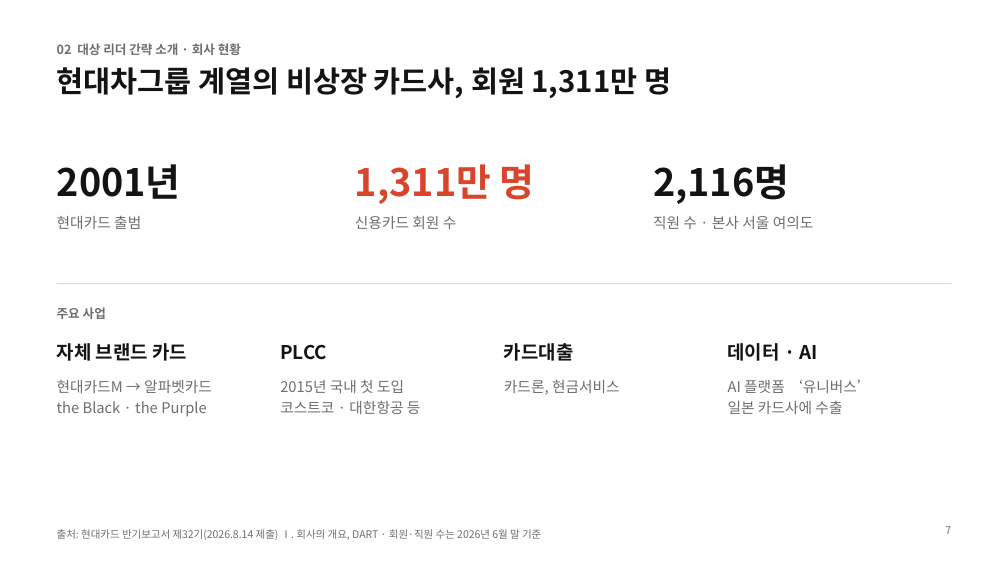
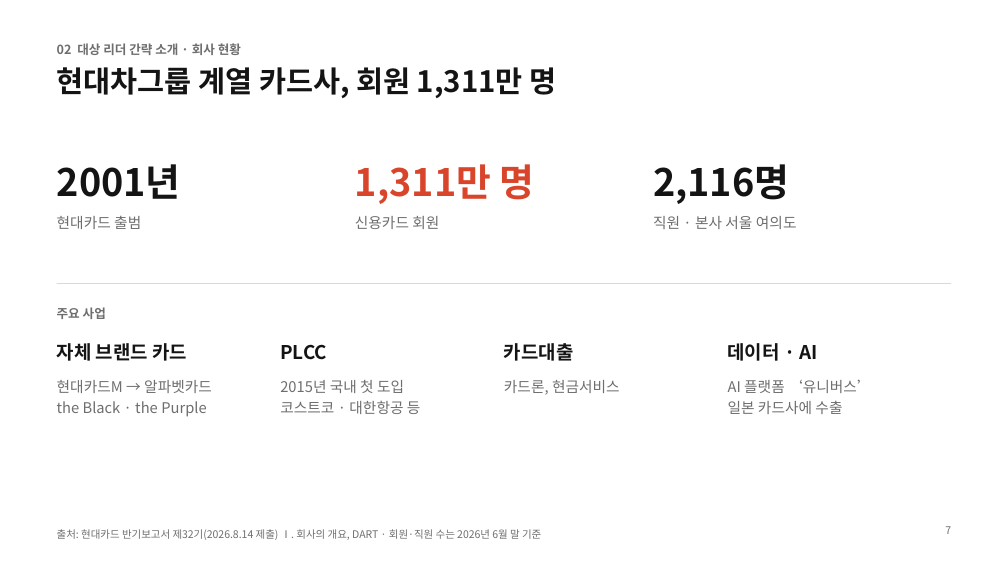
Before and after one commit to NATHAN18-ABLE/for-nathan, a slide deck: slide 7 of leadership-ppt/leadership-plan.pptx. Drawn at 1008x567 pixels with LibreOffice and Linux fonts; fonts in the diff are those of the drawing. Boxes give left, top, right and bottom in pixels: in the first picture for what was removed or moved away, otherwise in the second. Text is boxed around its words. In the diff, an @@ line names an element or a change of style, - is before the commit and + after.

```diff
--- a/leadership-ppt/leadership-plan.pptx
+++ b/leadership-ppt/leadership-plan.pptx
@@ title at [57,67,556,98]: text changed @@
-현대차그룹 계열의 비상장 카드사, 회원 1,311만 명
+현대차그룹 계열 카드사, 회원 1,311만 명
@@ text at [355,216,439,229]: text changed @@
-신용카드 회원 수
+신용카드 회원
@@ text at [653,216,797,229]: text changed @@
-직원 수 · 본사 서울 여의도
+직원 · 본사 서울 여의도
```
Also in this commit, not shown: 13 other slides changed, 2 slides added, 2 slides removed, 3 other files.
